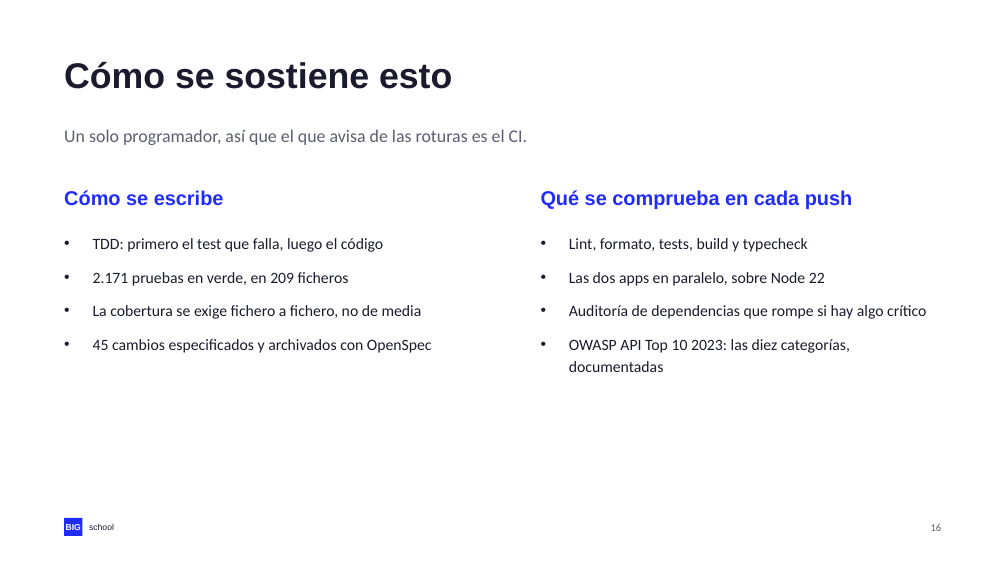
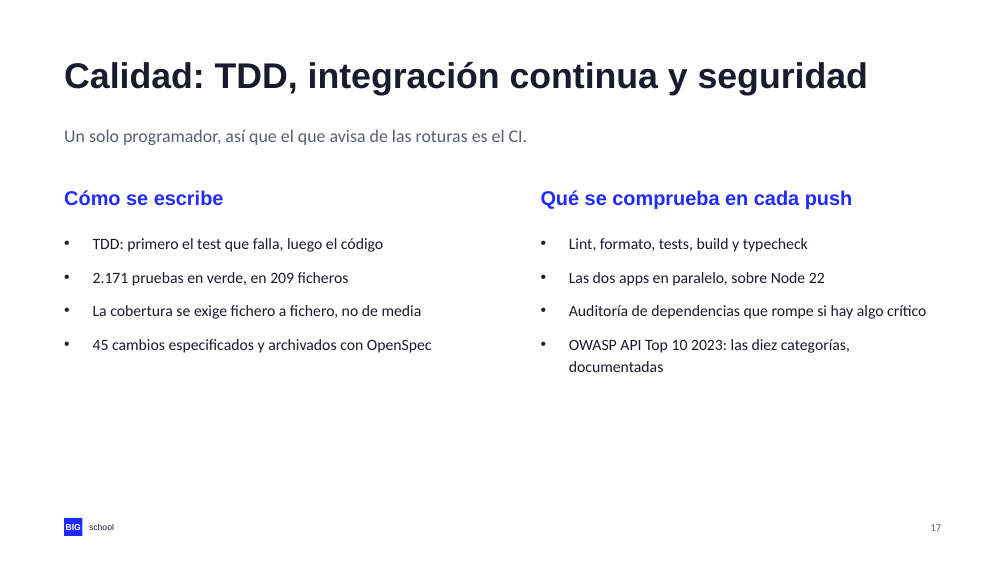
Before and after one commit to NovilloQuinta/intelligent-automotive-diagnostics, a slide deck: slide 17 of docs/presentacion/tfm-intelligent-automotive-diagnostics.pptx (slide 16 before the commit). Drawn at 1008x567 pixels with LibreOffice and Linux fonts; fonts in the diff are those of the drawing. Boxes give left, top, right and bottom in pixels: in the first picture for what was removed or moved away, otherwise in the second. Text is boxed around its words. In the diff, an @@ line names an element or a change of style, - is before the commit and + after.

```diff
--- a/docs/presentacion/tfm-intelligent-automotive-diagnostics.pptx
+++ b/docs/presentacion/tfm-intelligent-automotive-diagnostics.pptx
@@ text at <box>64,62,868,95</box>: text changed @@
-Cómo se sostiene esto
+Calidad: TDD, integración continua y seguridad
@@ text at <box>931,524,942,531</box>: text changed @@
-16
+17
```
Also in this commit, not shown: 15 other slides changed, 1 slide added, 3 other files.
